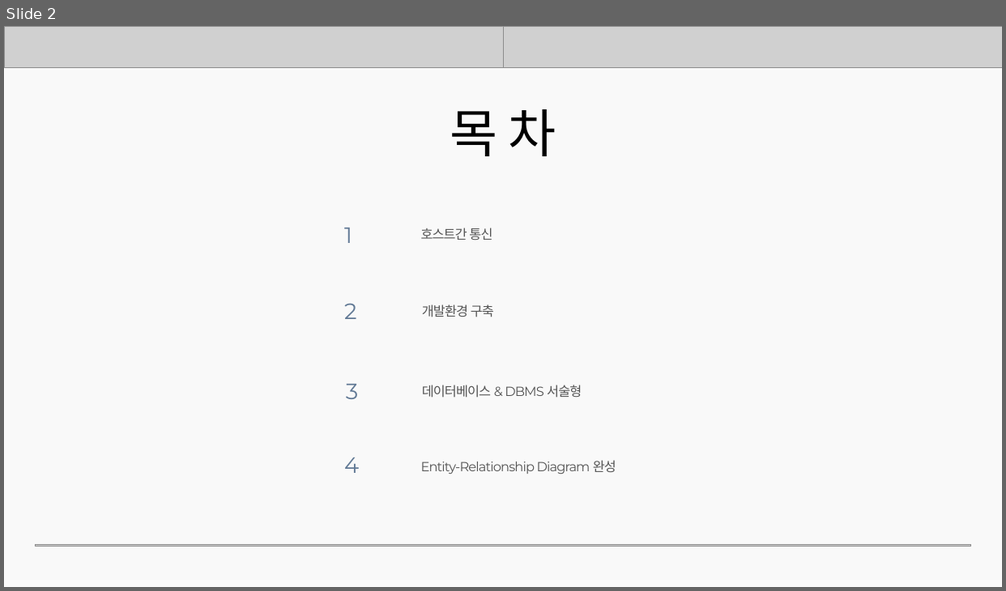
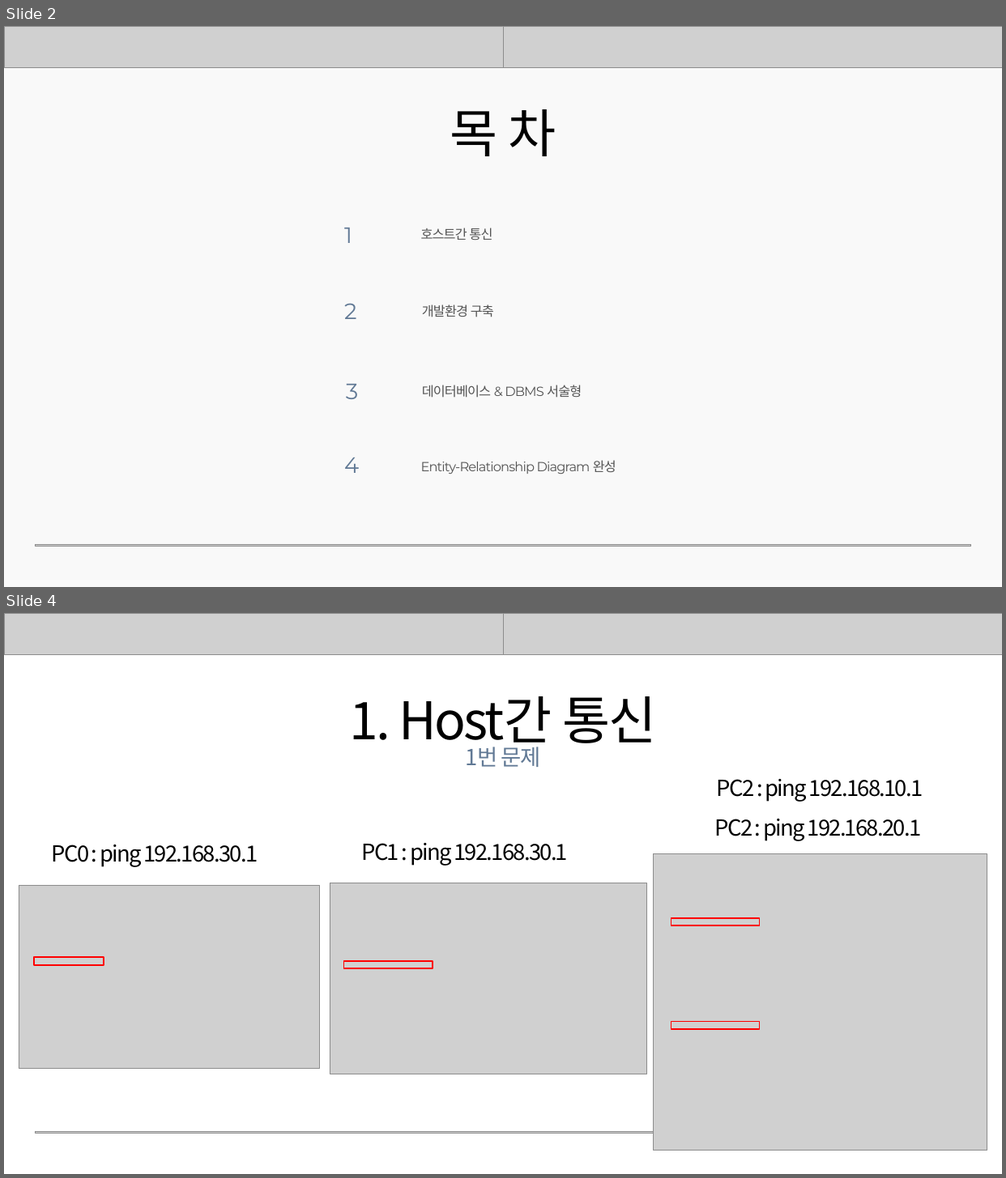
Before and after one commit to rombird/LEELEELIM, a slide deck: 응용SW기초기술활용.pptx. Shown one above the other, each under a label of ours: slide 2 before the commit, slides 2 and 4 after it; the slides between them are not shown. The pictures are 1006x591 and 1006x1178 pixels, drawn with LibreOffice and Linux fonts; fonts in the diff are those of the drawing; grey boxes stand for pictures; background and template pictures are left out. Boxes give left, top, right and bottom in pixels: in the first picture for what was removed or moved away, otherwise in the second. Text is boxed around its words. In the diff, an @@ line names an element or a change of style, - is before the commit and + after.

```diff
--- a/응용SW기초기술활용.pptx
+++ b/응용SW기초기술활용.pptx
@@ slide 4 added at [4, 613, 1002, 1174], background #FFFFFF @@
@@ picture added at [4, 613, 1002, 654] @@
@@ picture added at [503, 613, 1002, 654] @@
@@ text added at [350, 696, 657, 752], 75 pt, text #000000 @@
+1. Host간 통신
@@ text added at [465, 747, 541, 767], 32 pt, text #617995 @@
+1번 문제
@@ text added at [715, 779, 923, 841], 32 pt, text #000000 @@
+PC2 : ping 192.168.10.1
+PC2 : ping 192.168.20.1
@@ text added at [52, 845, 258, 867], 32 pt, text #000000 @@
+PC0 : ping 192.168.30.1
@@ text added at [361, 843, 568, 866], 32 pt, text #000000 @@
+PC1 : ping 192.168.30.1
@@ picture added at [653, 854, 987, 1150] @@
@@ picture added at [19, 885, 320, 1068] @@
@@ picture added at [330, 884, 646, 1074] @@
@@ rectangle added at [671, 918, 760, 926], outline #FF0000 2 pt @@
@@ rectangle added at [34, 957, 104, 966], outline #FF0000 2 pt @@
@@ rectangle added at [343, 961, 432, 969], outline #FF0000 2 pt @@
@@ rectangle added at [671, 1022, 760, 1029], outline #FF0000 2 pt @@
@@ picture added at [35, 1132, 970, 1133] @@
```
Also in this commit, not shown: 14 slides changed, 8 other slides added.
